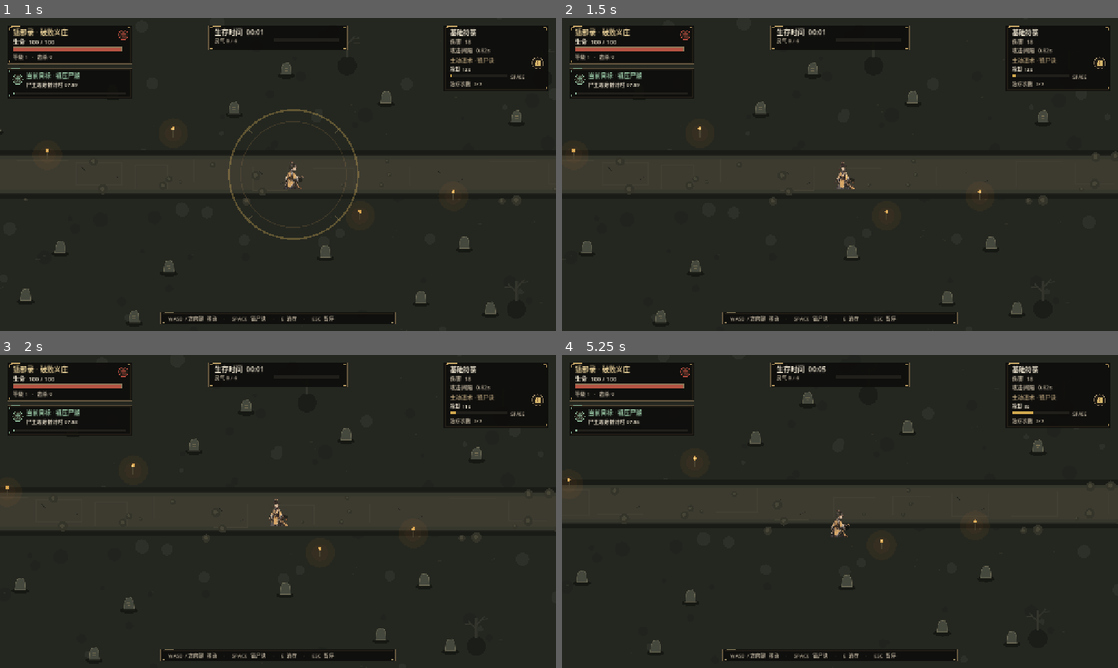
Above: before the commit, frames 1-4 (two rows, left to right).
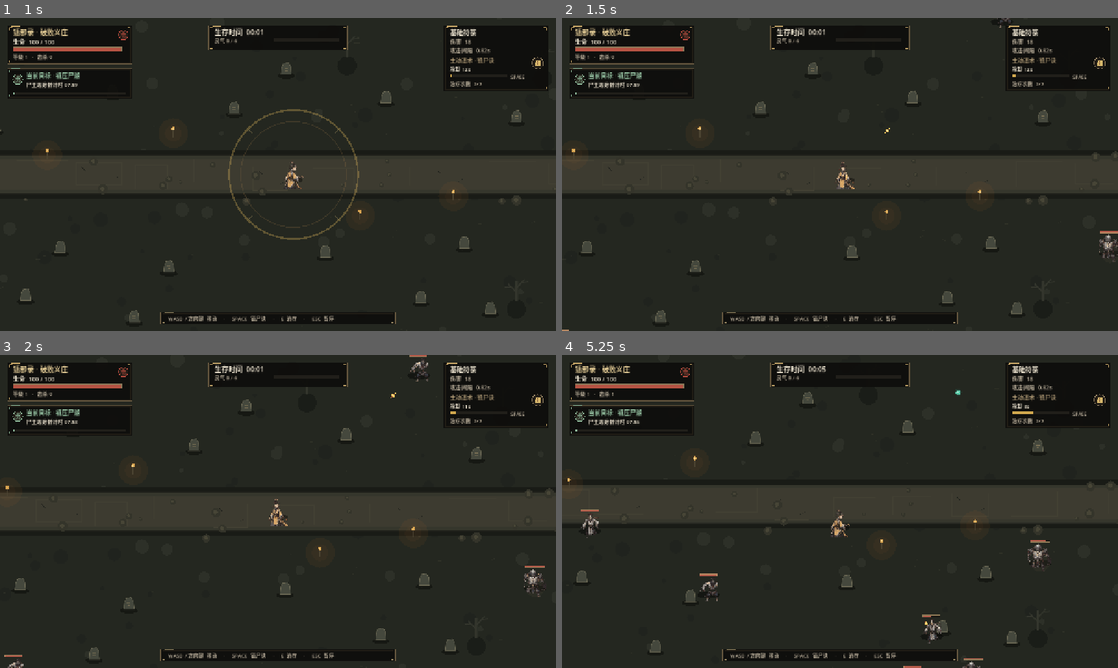
Above: after the commit, the same moments.

Repository: richenren/RemakeOfClassicGames
Game: Godot game, scene res://scenes/main.tscn
The game is run twice, just before and just after one commit, with the same random seed, the same clock (stepped at 60 frames per second) and the same inputs.
Inputs (mouse positions are in pixels of both pictures, inside the frame that each line leads up to):
- Up to frame 1 (1 s): tap Enter at 0.5 s; move the mouse to (400, 158) at 0.52 s; hold D from 0.53 s (still down); tap E at 0.6 s; click (400, 158) at 0.67 s; tap Space at 0.77 s
- Up to frame 2 (1.5 s): release D at 1.25 s; drag from (728, 190) to (812, 237) at 1.27 s
- Up to frame 3 (2 s): no input
- Up to frame 4 (5.25 s): move the mouse to (895, 442) at 2.02 s; hold D 2.03-2.75 s; tap 1 at 2.1, 5.1 s; drag from (812, 574) to (673, 464) at 2.77 s; move the mouse to (1006, 558) at 3.52 s; hold A 3.53-4.25 s; tap E at 3.6 s; tap Space at 3.77 s; drag from (673, 464) to (756, 433) at 4.27 s; move the mouse to (867, 511) at 5.02 s; hold S from 5.03 s (still down); click (867, 511) at 5.17 s

Frame 1 is identical in both runs. In frame 2, 0.2% of the frame differs, in the area x 0-100%, y 0-100%; in frame 3, 0.3%; in frame 4, 0.5%, in the area x 3-88%, y 11-100%.
Error before the commit: Parse Error: Cannot pass a value of type "bool" as "Color". (res://scripts/enemy.gd:120)

Commit message:
fix: match Godot texture region drawing argument order

Diff:
--- a/game/scripts/enemy.gd
+++ b/game/scripts/enemy.gd
@@ -117,7 +117,7 @@
 		draw_arc(Vector2(0.0, 9.0), collision_radius + 7.0, 0.0, TAU, 36, Color(0.45, 0.74, 0.62, 0.72), 2.0)
 
 	var tint := Color("#fff0d0") if hit_flash > 0.0 else Color.WHITE
-	draw_texture_rect_region(CREATURES_ATLAS, sprite_rect, sprite_region, false, tint)
+	draw_texture_rect_region(CREATURES_ATLAS, sprite_rect, sprite_region, tint, false)
 
 	# Ordinary enemies keep compact health bars above the sprite; the boss uses the dedicated HUD bar.
 	if not is_boss:
